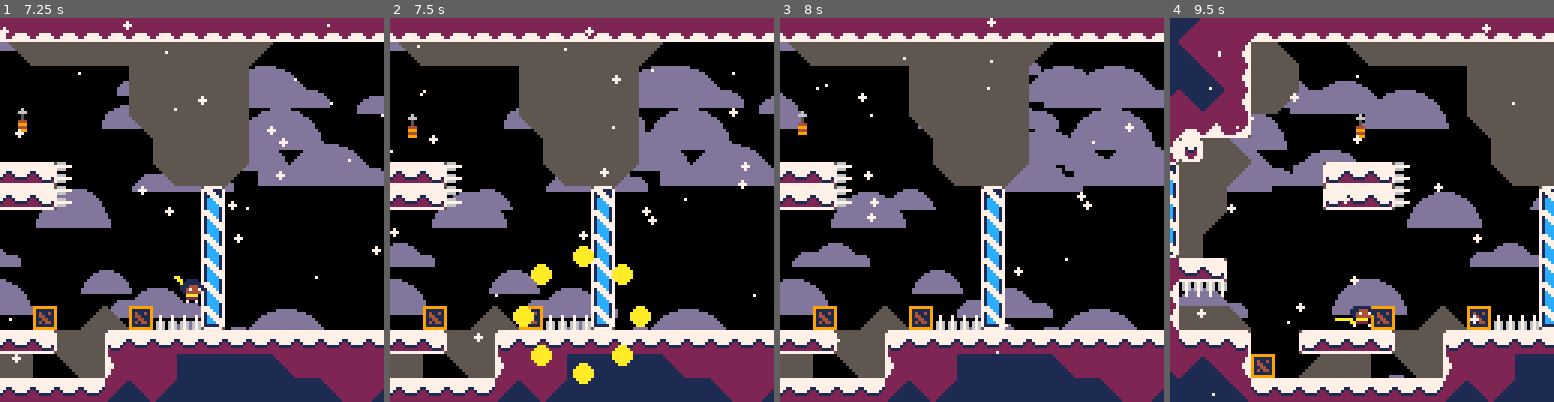
Above: before the commit, frames 1-4 (left to right).
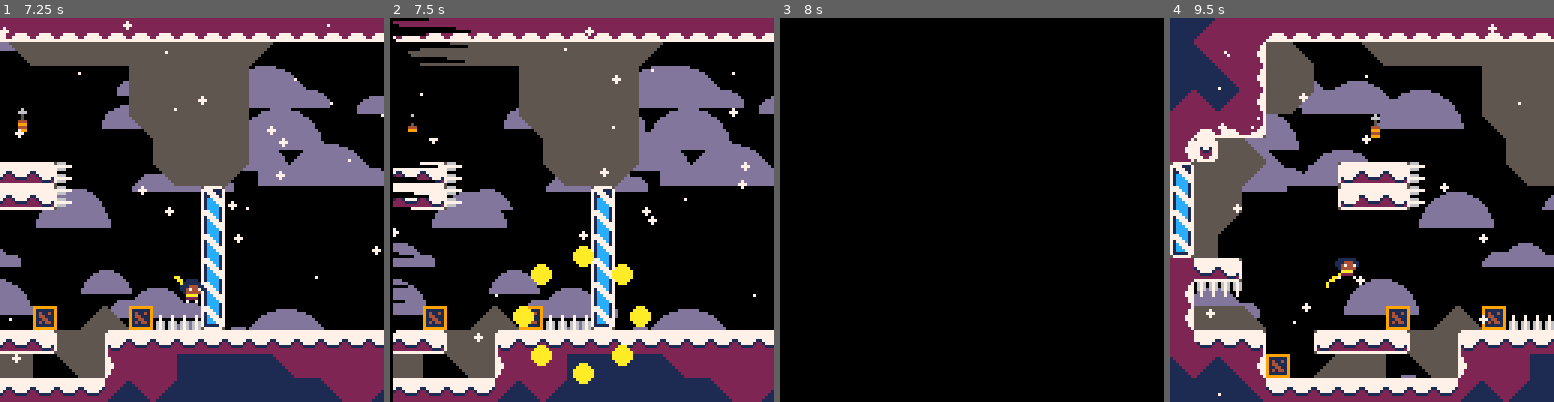
Above: after the commit, the same moments.

Repository: ExOK/Celeste2
Game: PICO-8 cartridge celeste2.p8
Same seed, same stepped clock (60 frames per second), same inputs: the game is played once before the commit and once after it.
Inputs:
- Up to frame 1 (7.25 s): tap X (X key) at 0.33, 1.07, 1.85, 2.97, 4.08, 5.2, 6.32 s; tap O (Z key) at 0.7, 1.7, 2.1, 2.5, 2.9, 3.3, 3.7, 4.1, 4.5, 4.9, 5.3, 5.7, 6.1, 6.5, 6.9 s; hold Right 1.6-2.1 s; hold Up 2.15-2.42 s; hold Right 2.47-3.03 s; hold Left 3.08-3.58 s; hold Down 3.63-3.97 s; hold Right 4.02-4.68 s; hold Up 4.73-5.03 s; hold Left 5.08-5.68 s; hold Down 5.73-6.03 s; hold Right 6.08-6.58 s; hold Right 6.63-7.13 s; hold Up from 7.18 s (still down)
- Up to frame 2 (7.5 s): tap O (Z key) at 7.3 s; tap X (X key) at 7.43 s; release Up at 7.45 s
- Up to frame 3 (8 s): hold Right from 7.5 s (still down); tap O (Z key) at 7.7 s
- Up to frame 4 (9.5 s): release Right at 8.07 s; tap O (Z key) every 0.4 s from 8.1 to 9.3 s; hold Left 8.12-8.62 s; tap X (X key) at 8.55 s; hold Down 8.67-9 s; hold Right from 9.05 s (still down)

Frame 1 is identical in both runs. In frame 2, 2.0% of the frame differs, in the area x 0-22%, y 0-100%; in frame 3, 59%, in the area x 0-100%, y 0-100%; in frame 4, 27%.

Commit message:
death screen wipe

Diff:
--- a/celeste2.p8
+++ b/celeste2.p8
@@ -164,16 +164,24 @@
 
 	-- draw snow
 	for i=1,#snow do
-		circfill(camera_x + (snow[i].x - camera_x * 0.5) % 132 - 2, camera_y + (snow[i].y - camera_y * 0.5) % 132, i % 2, 7)
-		snow[i].x += (4 - i % 4)
-		snow[i].y += sin(time() * 0.25 + i * 0.1)
-	end
-
+		local s = snow[i]
+		circfill(camera_x + (s.x - camera_x * 0.5) % 132 - 2, camera_y + (s.y - camera_y * 0.5) % 132, i % 2, 7)
+		s.x += (4 - i % 4)
+		s.y += sin(time() * 0.25 + i * 0.1)
+	end
+
+	-- death fx
+	if (p.dead_timer > 5) then
+		local e = (p.dead_timer - 5) / 15
+		for i=0,127 do
+			s = (127 + 64) * e - 32 + sin(i * 0.2) * 16 + (127 - i) * 0.25
+			rectfill(camera_x,camera_y+i,camera_x+s,camera_y+i,0)
+		end
+	end
 
 	-- debug
 	if (false) do
-		for i=1,#objects do
-			local o = objects[i]
+		for o in all(objects) do
 			rect(o.x + o.hit_x, o.y + o .hit_y, o.x + o.hit_x + o.hit_w - 1, o.y + o.hit_y + o.hit_h - 1, 8)
 		end
 
@@ -202,6 +210,7 @@
 function room_load(index)
 	room = index
 	objects = {}
+	camera(0, 0)
 
 	for i = 0,15 do
 		for j = 0,15 do
--- a/player.lua
+++ b/player.lua
@@ -233,7 +233,7 @@
 	-- dead state
 	elseif (self.state == 99) then
 		self.dead_timer += 1
-		if (self.dead_timer >= 30) then
+		if (self.dead_timer > 25) then
 			room_load(room)
 		end
 		return
